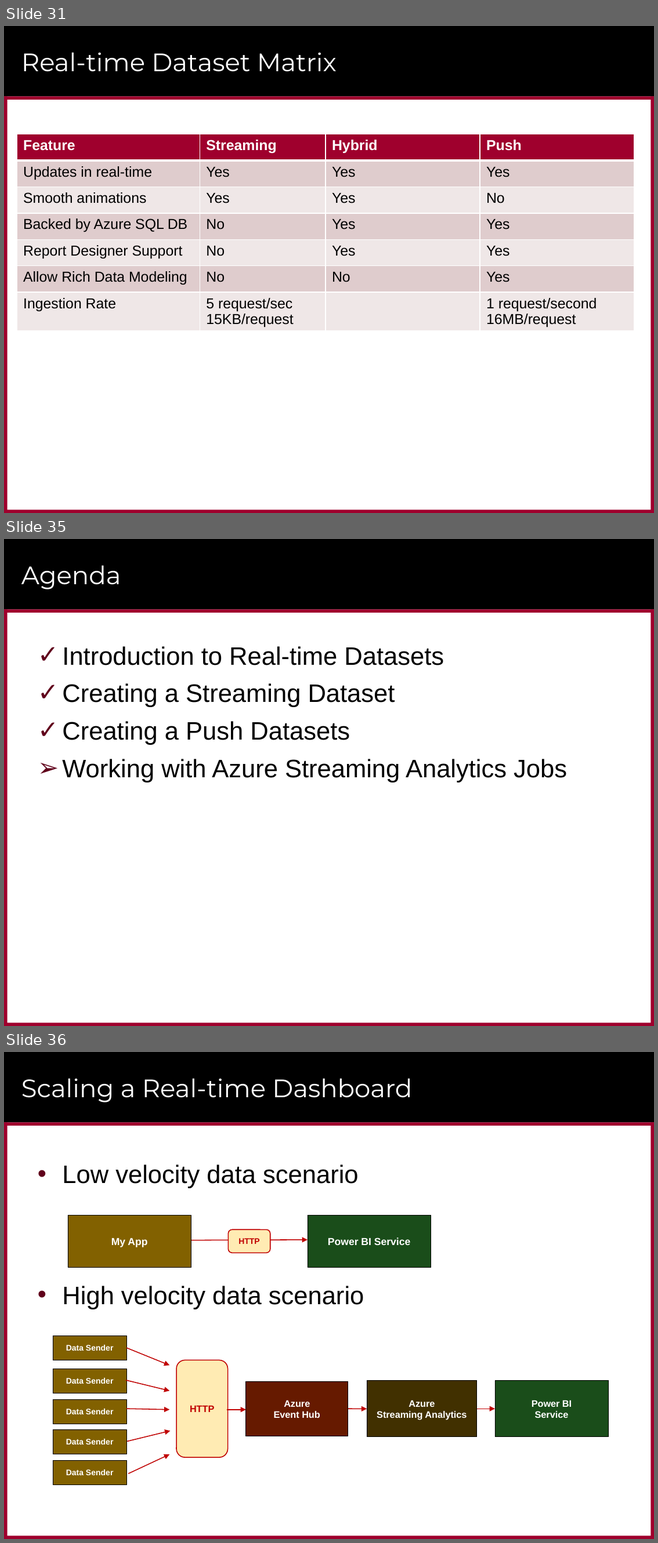
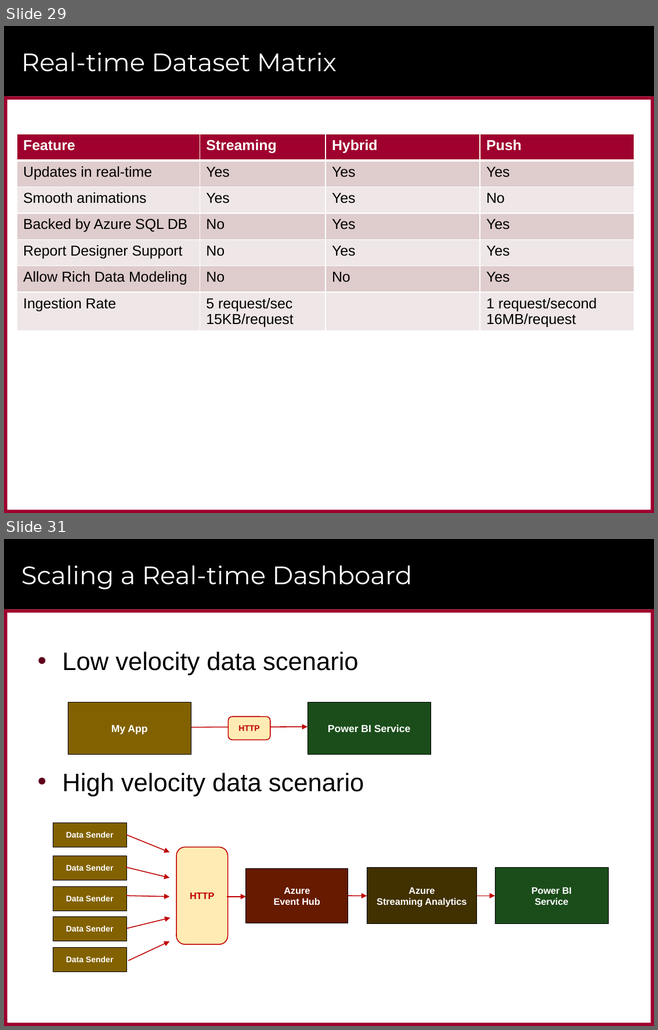
Before and after one commit to CriticalPathTraining/RealtimeDashboards, a slide deck: RealtimeDashboards.pptx. Shown one above the other, each under a label of ours: slides 31, 35 and 36 before the commit, slides 29 and 31 after it; the slides between them are not shown. The pictures are 658x1543 and 658x1030 pixels, drawn with LibreOffice and Linux fonts; fonts in the diff are those of the drawing; background and template pictures are left out. Boxes give left, top, right and bottom in pixels: in the first picture for what was removed or moved away, otherwise in the second. Text is boxed around its words. In the diff, an @@ line names an element or a change of style, - is before the commit and + after.

```diff
--- a/RealtimeDashboards.pptx
+++ b/RealtimeDashboards.pptx
@@ slide 35 removed at (x1=4, y1=539, x2=654, y2=1026), background #FFFFFF; not listed: 6 template elements that a slide beside it also shows @@
@@ title removed at (x1=21, y1=565, x2=121, y2=589) @@
-Agenda
@@ text removed at (x1=62, y1=646, x2=567, y2=783) @@
-✓ Introduction to Real-time Datasets
-✓ Creating a Streaming Dataset
-✓ Creating a Push Datasets
-➢ Working with Azure Streaming Analytics Jobs
@@ what was slide 31 is now slide 29 @@
@@ what was slide 36 is now slide 31 @@
```
Also in this commit, not shown: 4 slides changed, 5 slides added, 12 other slides removed, 3 other files.
